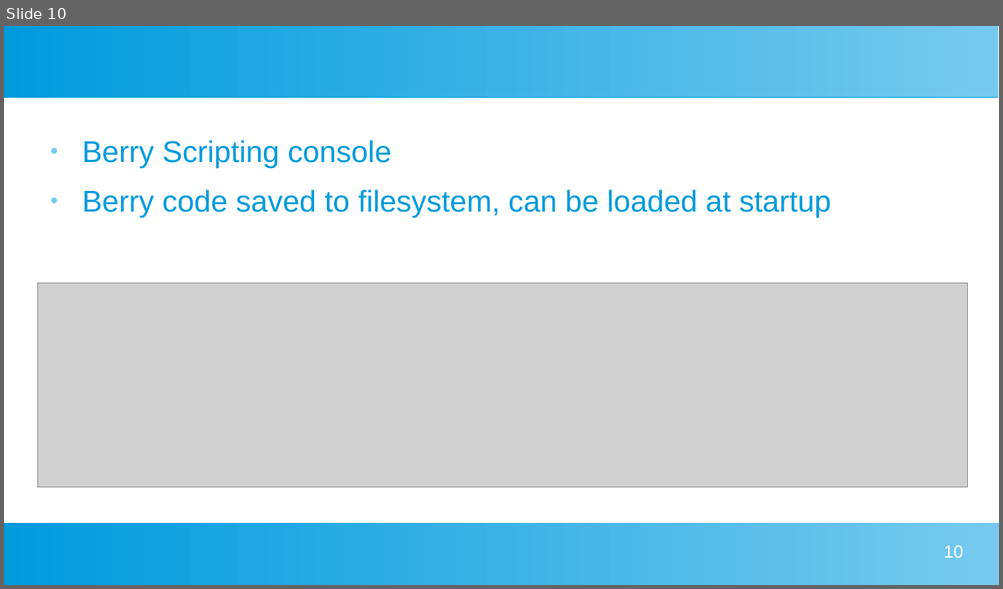
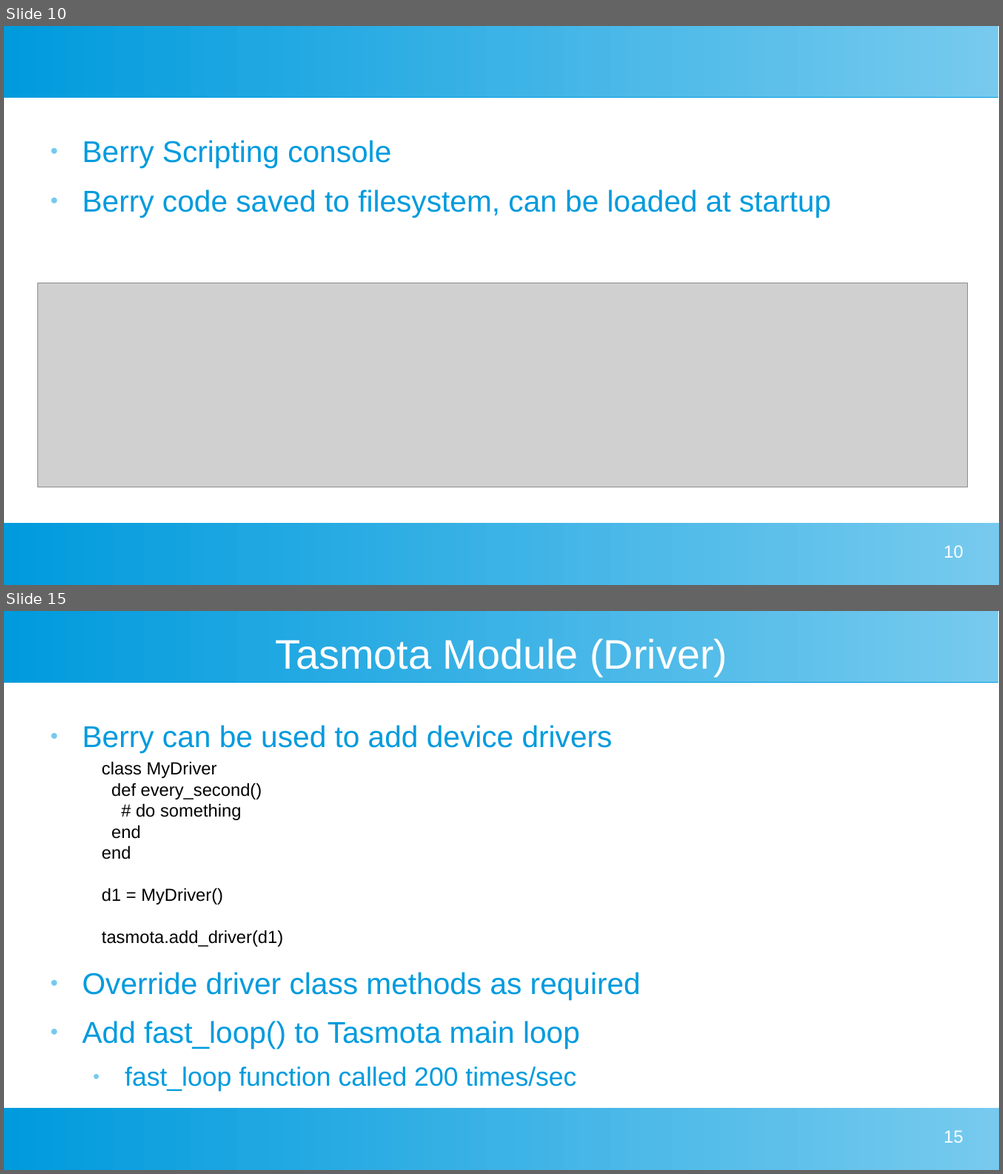
Before and after one commit to darrylb123/EO2024, a slide deck: EO2024-Tasmota+Berry.odp. Shown one above the other, each under a label of ours: slide 10 before the commit, slides 10 and 15 after it; the slides between them are not shown. The pictures are 1003x589 and 1003x1174 pixels, drawn with LibreOffice and Linux fonts; fonts in the diff are those of the drawing; grey boxes stand for pictures. Boxes give left, top, right and bottom in pixels: in the first picture for what was removed or moved away, otherwise in the second. Text is boxed around its words. In the diff, an @@ line names an element or a change of style, - is before the commit and + after.

```diff
--- a/EO2024-Tasmota+Berry.odp
+++ b/EO2024-Tasmota+Berry.odp
@@ slide 15 added at (4, 611, 999, 1170), background #FFFFFF; not listed: 2 template elements that a slide beside it also shows @@
@@ title added at (275, 638, 727, 676), 33 pt, text #FFFFFF @@
+Tasmota Module (Driver)
@@ text added at (82, 725, 640, 1087), 24 pt, text #009BDD @@
+● Berry can be used to add device drivers
+● Override driver class methods as required
+● Add fast_loop() to Tasmota main loop
+  ● fast_loop function called 200 times/sec
@@ text added at (102, 761, 283, 947), 14 pt, text #000000 @@
+class MyDriver
+def every_second()
+# do something
+end
+end
+d1 = MyDriver()
+tasmota.add_driver(d1)
@@ page number added at (943, 1130, 962, 1143), 14 pt, text #FFFFFF @@
+15
```
Also in this commit, not shown: 4 slides changed, 4 other slides added.
